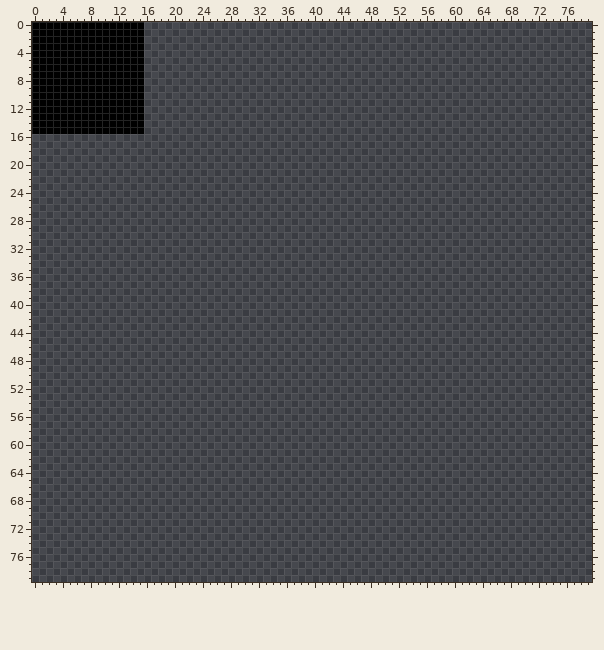
A pixel-art file gets an edit: TileSets/Snow_Set_1/4x4_snow_set_basic.aseprite. The first picture shows the starting point.
80x80 pixels, 1 frame.
The same view after the edit:
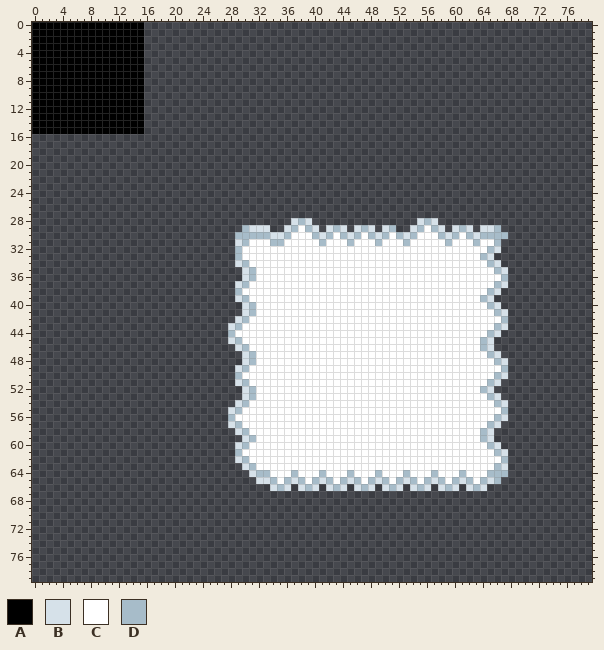
Palette (. is transparent): A #000000  B #d6e1e9  C #ffffff  D #a7bcc9
Changes in this commit:
y 28: x 37..39 ... -> BDB; x 55..57 ... -> BDB
y 29: x 30..33 .... -> DBBB; x 36..40 ..... -> BDCDB; x 42..44 ... -> BDB; x 46..48 ... -> BDB; x 50..51 .. -> BD; x 54..58 ..... -> BDCDB; x 60..62 ... -> BDB; x 64..66 ... -> BBD
y 30: x 29..67 ....................................... -> DDDDDBBDCCCDBDCDBDCDBDCDBDCCCDBDCDBDDDD
y 31: x 29..66 ...................................... -> BDCCCDDCCCCCDCCCDCCCDCCCDCCCCCDCCCDCCD
y 32: x 29..66 ...................................... -> DCCCCCCCCCCCCCCCCCCCCCCCCCCCCCCCCCCCDB
y 33: x 29..65 ..................................... -> DCCCCCCCCCCCCCCCCCCCCCCCCCCCCCCCCCCDB
y 34: x 29..66 ...................................... -> BDCCCCCCCCCCCCCCCCCCCCCCCCCCCCCCCCCCDB
y 35: x 30..67 ...................................... -> BDCCCCCCCCCCCCCCCCCCCCCCCCCCCCCCCCCCDB
y 36: x 30..67 ...................................... -> BDCCCCCCCCCCCCCCCCCCCCCCCCCCCCCCCCCCCD
y 37: x 29..67 ....................................... -> BDCCCCCCCCCCCCCCCCCCCCCCCCCCCCCCCCCCCDB
y 38: x 29..66 ...................................... -> DCCCCCCCCCCCCCCCCCCCCCCCCCCCCCCCCCCCDB
y 39: x 29..65 ..................................... -> BDCCCCCCCCCCCCCCCCCCCCCCCCCCCCCCCCCDB
y 40: x 30..66 ..................................... -> BDCCCCCCCCCCCCCCCCCCCCCCCCCCCCCCCCCDB
y 41: x 30..67 ...................................... -> BDCCCCCCCCCCCCCCCCCCCCCCCCCCCCCCCCCCDB
y 42: x 29..67 ....................................... -> BDCCCCCCCCCCCCCCCCCCCCCCCCCCCCCCCCCCCCD
y 43: x 28..67 ........................................ -> BDCCCCCCCCCCCCCCCCCCCCCCCCCCCCCCCCCCCCDB
y 44: x 28..66 ....................................... -> DCCCCCCCCCCCCCCCCCCCCCCCCCCCCCCCCCCCCDB
y 45: x 28..65 ...................................... -> BDCCCCCCCCCCCCCCCCCCCCCCCCCCCCCCCCCCDB
y 46: x 29..65 ..................................... -> BDCCCCCCCCCCCCCCCCCCCCCCCCCCCCCCCCCDB
y 47: x 30..66 ..................................... -> BDCCCCCCCCCCCCCCCCCCCCCCCCCCCCCCCCCDB
y 48: x 30..67 ...................................... -> BDCCCCCCCCCCCCCCCCCCCCCCCCCCCCCCCCCCDB
y 49: x 29..67 ....................................... -> BDCCCCCCCCCCCCCCCCCCCCCCCCCCCCCCCCCCCCD
y 50: x 29..67 ....................................... -> DCCCCCCCCCCCCCCCCCCCCCCCCCCCCCCCCCCCCDB
y 51: x 29..66 ...................................... -> BDCCCCCCCCCCCCCCCCCCCCCCCCCCCCCCCCCCDB
y 52: x 30..65 .................................... -> BDCCCCCCCCCCCCCCCCCCCCCCCCCCCCCCCCDB
y 53: x 30..66 ..................................... -> BDCCCCCCCCCCCCCCCCCCCCCCCCCCCCCCCCCDB
y 54: x 29..67 ....................................... -> BDCCCCCCCCCCCCCCCCCCCCCCCCCCCCCCCCCCCDB
y 55: x 28..67 ........................................ -> BDCCCCCCCCCCCCCCCCCCCCCCCCCCCCCCCCCCCCCD
y 56: x 28..67 ........................................ -> DCCCCCCCCCCCCCCCCCCCCCCCCCCCCCCCCCCCCCDB
y 57: x 28..66 ....................................... -> BDCCCCCCCCCCCCCCCCCCCCCCCCCCCCCCCCCCCDB
y 58: x 29..65 ..................................... -> BDCCCCCCCCCCCCCCCCCCCCCCCCCCCCCCCCCDB
y 59: x 30..65 .................................... -> BDCCCCCCCCCCCCCCCCCCCCCCCCCCCCCCCCDB
y 60: x 29..66 ...................................... -> BDCCCCCCCCCCCCCCCCCCCCCCCCCCCCCCCCCCDB
y 61: x 29..67 ....................................... -> DCCCCCCCCCCCCCCCCCCCCCCCCCCCCCCCCCCCCDB
y 62: x 29..67 ....................................... -> BDCCCCCCCCCCCCCCCCCCCCCCCCCCCCCCCCCCCCD
y 63: x 30..67 ...................................... -> BDCCCCCCCCCCCCCCCCCCCCCCCCCCCCCCCCCCDB
y 64: x 31..67 ..................................... -> BDDCCCDCCCDCCCDCCCDCCCDCCCDCCCDCCCDDD
y 65: x 32..66 ................................... -> BBDCDBDCDBDCDBDCDBDCDBDCDBDCDBDCDBD
y 66: x 34..36 ... -> BDB; x 38..40 ... -> BDB; x 42..44 ... -> BDB; x 46..48 ... -> BDB; x 50..52 ... -> BDB; x 54..56 ... -> BDB; x 58..60 ... -> BDB; x 62..64 ... -> BDB
Changed places in both pictures, as pixel boxes (x1, y1, x2, y2):
added: (228, 218, 508, 491)
